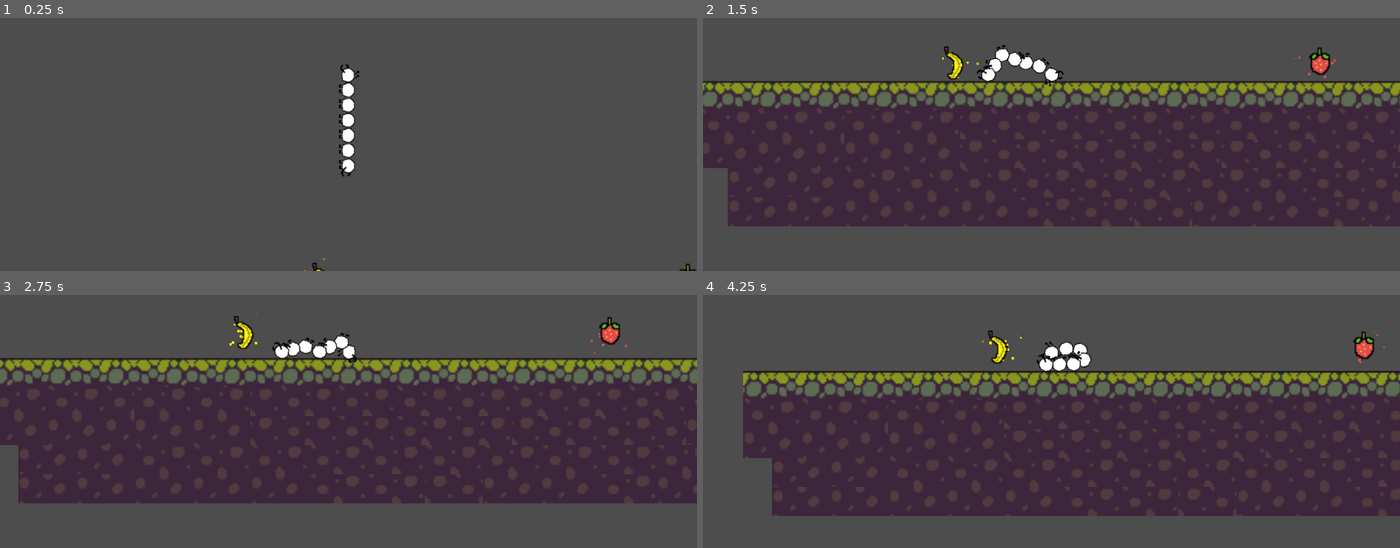
Above: before the commit, frames 1-4 (two rows, left to right).
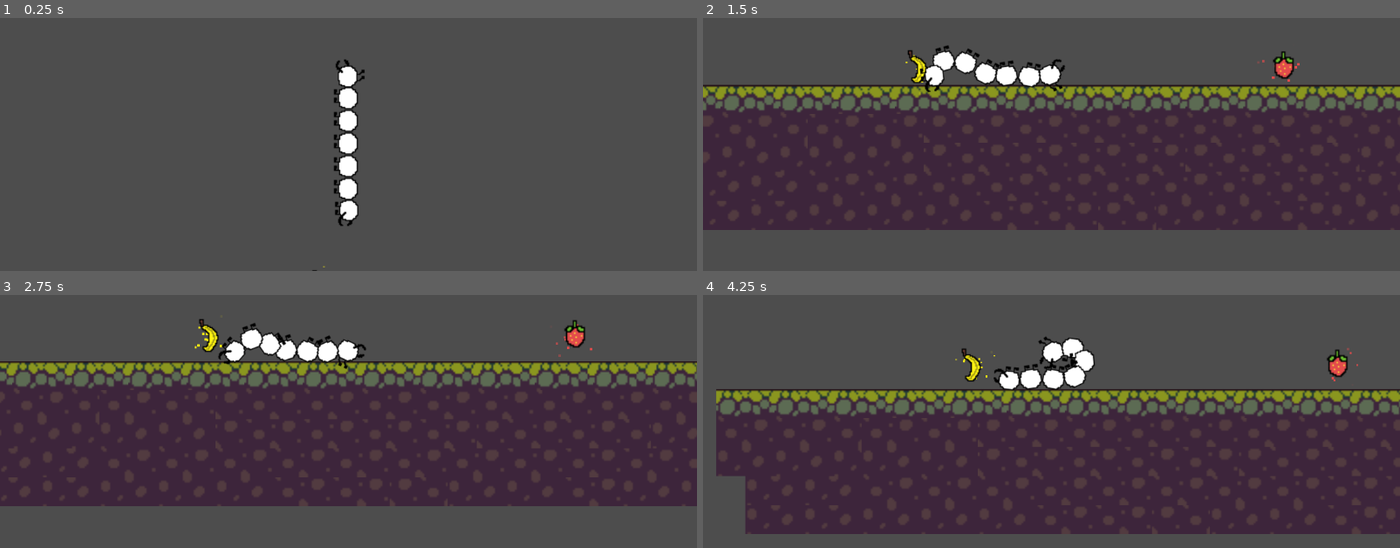
Above: after the commit, the same moments.

Repository: sammo4gun/dtjune
Game: Godot game, scene res://World.tscn
Same seed, same stepped clock (60 frames per second), same inputs: the game is played once before the commit and once after it.
Inputs:
- Up to frame 1 (0.25 s): no input
- Up to frame 2 (1.5 s): hold Right (ui_right) 0.53-1.28 s; hold A (stick_head) 0.53-1.28 s; hold Down (ui_down) from 1.28 s (still down); tap D (stick_tail) at 1.35 s
- Up to frame 3 (2.75 s): release Down (ui_down) at 2.03 s; hold Right (ui_right) from 2.03 s (still down); hold A (stick_head) from 2.03 s (still down)
- Up to frame 4 (4.25 s): release Right (ui_right) at 2.78 s; release A (stick_head) at 2.78 s; hold Up (ui_up) 2.78-3.53 s; tap D (stick_tail) at 2.85 s; hold Left (ui_left) from 3.53 s (still down); hold A (stick_head) from 3.53 s (still down)

The runs differ from the first frame. In frame 1, 1.4% of the frame differs, in the area x 43-100%, y 16-100%; in frame 2, 12%; in frame 3, 11%; in frame 4, 23%, in the area x 1-100%, y 13-95%.

Commit message:
scaled up caterpillar

Diff:
--- a/dtjune/body_part.tscn
+++ b/dtjune/body_part.tscn
@@ -7,10 +7,11 @@
 [node name="BodyPart" type="RigidBody2D"]
 
 [node name="CollisionShape2D" type="CollisionShape2D" parent="."]
+scale = Vector2(1.5, 1.5)
 shape = SubResource("CircleShape2D_12r4b")
 
 [node name="MiddleOfTheCaterpillar" type="Sprite2D" parent="."]
 position = Vector2(-1.19209e-07, -2)
 rotation = 1.5708
-scale = Vector2(1.11625, 1.11625)
+scale = Vector2(1.72156, 1.72156)
 texture = ExtResource("1_lcuup")
--- a/dtjune/head.tscn
+++ b/dtjune/head.tscn
@@ -15,9 +15,11 @@
 script = ExtResource("1_xe7ry")
 
 [node name="CollisionShape2D" type="CollisionShape2D" parent="."]
+scale = Vector2(1.5, 1.5)
 shape = SubResource("CircleShape2D_2dftf")
 
 [node name="Area2D" type="Area2D" parent="."]
+scale = Vector2(1.5, 1.5)
 
 [node name="CollisionShape2D" type="CollisionShape2D" parent="Area2D"]
 position = Vector2(-1.90735e-06, 0)
@@ -26,28 +28,28 @@
 
 [node name="HeadOpenSprite" type="Sprite2D" parent="."]
 visible = false
-position = Vector2(0, -6)
+position = Vector2(0.8241, -7.1759)
 rotation = 1.5708
-scale = Vector2(1.10637, 1.10637)
+scale = Vector2(1.70322, 1.70322)
 texture = ExtResource("2_pij62")
 
 [node name="HeadClosedSprite" type="Sprite2D" parent="."]
 visible = false
-position = Vector2(2, -6)
+position = Vector2(2.8241, -7.1759)
 rotation = 1.5708
-scale = Vector2(1.10637, 1.10637)
+scale = Vector2(1.70322, 1.70322)
 texture = ExtResource("2_hukeq")
 
 [node name="TailOpenSprite" type="Sprite2D" parent="."]
 visible = false
-position = Vector2(-1, 4)
+position = Vector2(-0.470209, 4.52979)
 rotation = 1.5708
-scale = Vector2(1.11431, 1.11431)
+scale = Vector2(1.65811, 1.65811)
 texture = ExtResource("4_akhm5")
 
 [node name="TailClosedSprite" type="Sprite2D" parent="."]
 visible = false
-position = Vector2(-1, 4)
+position = Vector2(-0.470209, 4.52979)
 rotation = 1.5708
-scale = Vector2(1.114, 1.114)
+scale = Vector2(1.65765, 1.65765)
 texture = ExtResource("5_7nidb")
--- a/dtjune/player.gd
+++ b/dtjune/player.gd
@@ -8,7 +8,7 @@
 const LINK_SCENE = preload("res://body_part.tscn")
 const HEAD_SCENE = preload("res://head.tscn")
 const NUM_LINKS = 5
-const LINK_SPACING = 25
+const LINK_SPACING = 25 * 1.5
 
 var previous_link = null
 var active_head = null
